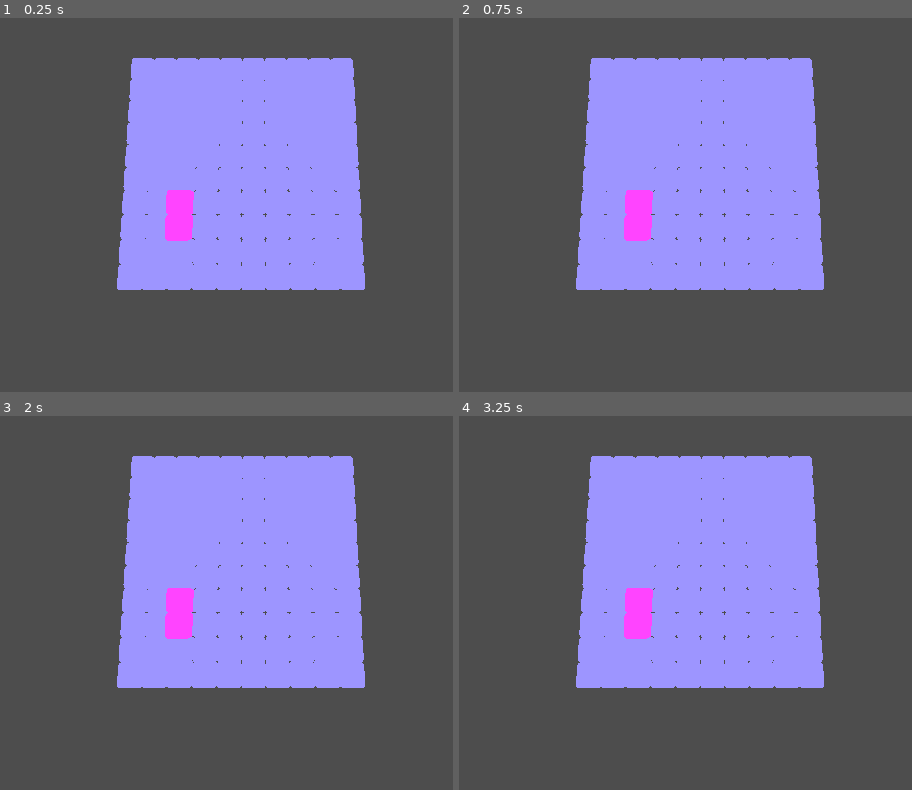
Above: before the commit, frames 1-4 (two rows, left to right).
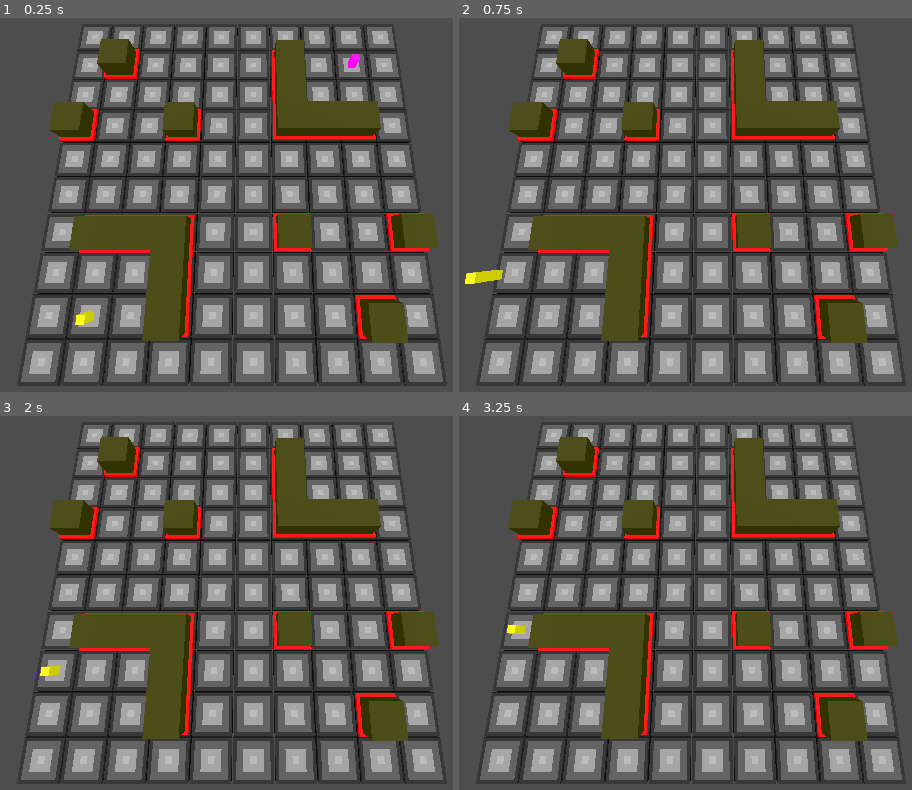
Above: after the commit, the same moments.

Repository: adam-bethell/GMTK-2025
Game: Godot game, scene res://main.tscn
Same seed, same stepped clock (60 frames per second), same inputs: the game is played once before the commit and once after it.
Inputs:
- Up to frame 1 (0.25 s): no input
- Up to frame 2 (0.75 s): tap Enter at 0.5 s; hold D (p1right, bound only after the commit) from 0.53 s (still down); tap Down (p2down, bound only after the commit) at 0.6 s
- Up to frame 3 (2 s): tap Left (p2left, bound only after the commit) at 0.8, 1.35 s; tap Space at 1.25 s; release D (p1right, bound only after the commit) at 1.28 s; hold S (p1down, bound only after the commit) from 1.28 s (still down); tap Right (p2right, bound only after the commit) at 1.55 s
- Up to frame 4 (3.25 s): tap Enter at 2 s; release S (p1down, bound only after the commit) at 2.03 s; hold D (p1right, bound only after the commit) 2.03-2.78 s; tap Right (p2right, bound only after the commit) at 2.1 s; tap Up (p2up, bound only after the commit) at 2.3, 2.85 s; tap Space at 2.75 s; hold W (p1up, bound only after the commit) from 2.78 s (still down); tap Down (p2down, bound only after the commit) at 3.05 s

The runs differ from the first frame. In frame 1, 51% of the frame differs, in the area x 5-98%, y 1-99%; in frame 2, 52%, in the area x 1-98%, y 1-99%; in frame 3, 51%; in frame 4, 51%.
Error after the commit: Invalid assignment of property or key 'position' with value of type 'Vector2i' on a base object of type 'Node3D'. (res://main.gd:42)

Commit message:
day 1 commit

Diff:
--- a/looper-shooter/main.gd
+++ b/looper-shooter/main.gd
@@ -1,28 +1,62 @@
 extends Node3D
 
-var tilePrefab = preload("res://models/block.tscn")
-var wallPrefab = preload("res://models/barrier.tscn")
+enum action {MOVE_UP, MOVE_DOWN, MOVE_LEFT, MOVE_RIGHT, SHOOT_UP, SHOOT_DOWN, SHOOT_LEFT, SHOOT_RIGHT}
+var action2vector = {
+	action.MOVE_UP: Vector2i(0,1),
+	action.MOVE_DOWN: Vector2i(0,-1),
+	action.MOVE_LEFT: Vector2i(-1,0),
+	action.MOVE_RIGHT: Vector2i(1,0)
+}
+var p1timeline = {}
+var p2timeline = {}
+var p1pos = Vector2i(1, 1)
+var p2pos = Vector2i(8, 8)
 
-var p1pos = null
-var p2pos = null
+var walls = [
+	Vector2i(8, 1), Vector2i(9, 3), Vector2i(6, 3),
+	Vector2i(0, 6), Vector2i(1, 8), Vector2i(3, 6),
+	Vector2i(1, 3), Vector2i(2, 3), Vector2i(3, 3), Vector2i(3, 2), Vector2i(3, 1),
+	Vector2i(8, 6), Vector2i(7, 6), Vector2i(6, 6), Vector2i(6, 7), Vector2i(6, 8)
+	]
 
 # Called when the node enters the scene tree for the first time.
 func _ready() -> void:
-	var x := 10
-	var y := 10
-
-	for i in range(x):
-		for j in range(y):
-			var go: Node3D = tilePrefab.instantiate()
-			$Tiles.add_child(go)
-			go.position = Vector3(j, 0.0, i)
-
-	var wallPositions = [Vector2i(2,2), Vector2i(2,3)]
-	for pos in wallPositions:
-		var go: Node3D = wallPrefab.instantiate()
-		$Tiles.add_child(go)
-		go.position = Vector3(pos.y, 0.0, pos.x)
+	$P1.position = Vector3(p1pos.y, 0.0, p1pos.x)
+	$P2.position = Vector3(p2pos.y, 0.0, p2pos.x)
 
 # Called every frame. 'delta' is the elapsed time since the previous frame.
 func _process(delta: float) -> void:
-	pass
+
+	var action_pressed = null
+	if Input.is_action_just_pressed("p1up"):
+		action_pressed = action.MOVE_UP
+	elif Input.is_action_just_pressed("p1down"):
+		action_pressed = action.MOVE_DOWN
+	elif Input.is_action_just_pressed("p1left"):
+		action_pressed = action.MOVE_LEFT
+	elif Input.is_action_just_pressed("p1right"):
+		action_pressed = action.MOVE_RIGHT
+
+	if not action_pressed == null:
+		p1pos = move(p1pos, action_pressed)
+		$P1.position = p1pos
+
+	action_pressed = null
+	if Input.is_action_just_pressed("p2up"):
+		action_pressed = action.MOVE_UP
+	elif Input.is_action_just_pressed("p2down"):
+		action_pressed = action.MOVE_DOWN
+	elif Input.is_action_just_pressed("p2left"):
+		action_pressed = action.MOVE_LEFT
+	elif Input.is_action_just_pressed("p2right"):
+		action_pressed = action.MOVE_RIGHT
+
+	if not action_pressed == null:
+		p2pos = move(p2pos, action_pressed)
+		$P2.position = p2pos
+
+func move(p, a) -> Vector2i:
+	var newPosition = p + action2vector[a]
+	if not newPosition in walls:
+		return newPosition
+	return p
--- a/looper-shooter/main.tscn
+++ b/looper-shooter/main.tscn
@@ -1,11 +1,13 @@
-[gd_scene load_steps=4 format=3 uid="uid://b1x2v2yxtlsbd"]
+[gd_scene load_steps=7 format=3 uid="uid://b1x2v2yxtlsbd"]
 
 [ext_resource type="Script" uid="uid://cdvnu146rgld6" path="res://main.gd" id="1_ig7tw"]
+[ext_resource type="Script" uid="uid://ccy2ndgoyis8u" path="res://scripts/BoardGraphics.gd" id="2_0xm2m"]
+[ext_resource type="ArrayMesh" uid="uid://nga4fn7tqik0" path="res://models/p1.obj" id="3_1bvp3"]
+[ext_resource type="ArrayMesh" uid="uid://cwkop536ecwn7" path="res://models/p2.obj" id="4_lquwl"]
 
 [sub_resource type="Environment" id="Environment_ig7tw"]
 ambient_light_source = 3
 ambient_light_color = Color(1, 1, 1, 1)
-ambient_light_energy = 1.4
 
 [sub_resource type="CameraAttributesPractical" id="CameraAttributesPractical_0xm2m"]
 
@@ -13,10 +15,24 @@
 script = ExtResource("1_ig7tw")
 
 [node name="Camera3D" type="Camera3D" parent="."]
-transform = Transform3D(-6.44512e-09, 0.98907, -0.147447, 4.32336e-08, 0.147447, 0.98907, 1, 2.04281e-14, -4.37114e-08, 2.64841, 12.3138, 5)
+transform = Transform3D(-1.13104e-08, 0.965944, -0.258752, 4.22227e-08, 0.258752, 0.965944, 1, 7.99361e-15, -4.37114e-08, 2.64841, 7.83054, 5)
 
 [node name="Tiles" type="Node3D" parent="."]
+script = ExtResource("2_0xm2m")
 
 [node name="WorldEnvironment" type="WorldEnvironment" parent="."]
 environment = SubResource("Environment_ig7tw")
 camera_attributes = SubResource("CameraAttributesPractical_0xm2m")
+
+[node name="DirectionalLight3D" type="DirectionalLight3D" parent="."]
+transform = Transform3D(1, 0, 0, 0, 0.000575989, 1, 0, -1, 0.000575989, 0, 0, 0)
+
+[node name="P1" type="Node3D" parent="."]
+
+[node name="MeshInstance3D" type="MeshInstance3D" parent="P1"]
+mesh = ExtResource("3_1bvp3")
+
+[node name="P2" type="Node3D" parent="."]
+
+[node name="MeshInstance3D" type="MeshInstance3D" parent="P2"]
+mesh = ExtResource("4_lquwl")
--- a/looper-shooter/models/barrier.tscn
+++ b/looper-shooter/models/barrier.tscn
@@ -1,13 +1,9 @@
-[gd_scene load_steps=3 format=3 uid="uid://can0r2i36punl"]
+[gd_scene load_steps=2 format=3 uid="uid://can0r2i36punl"]
 
-[ext_resource type="ArrayMesh" uid="uid://bnin0qykdr7cc" path="res://models/block-moving-large.obj" id="1_lu82o"]
-
-[sub_resource type="StandardMaterial3D" id="StandardMaterial3D_m7n7s"]
-albedo_color = Color(1, 0.227451, 1, 1)
+[ext_resource type="ArrayMesh" uid="uid://cr5wudadpryo6" path="res://models/CornerWall.obj" id="1_lu82o"]
 
 [node name="Block" type="Node3D"]
 
-[node name="Block-moving-large" type="MeshInstance3D" parent="."]
-transform = Transform3D(1, 0, 0, 0, 1, 0, 0, 0, 1, 0, 0.00899985, 0)
+[node name="MeshInstance3D" type="MeshInstance3D" parent="."]
+transform = Transform3D(0.8, 0, 0, 0, 0.8, 0, 0, 0, 0.8, 0, 0.330498, 0)
 mesh = ExtResource("1_lu82o")
-surface_material_override/0 = SubResource("StandardMaterial3D_m7n7s")
--- a/looper-shooter/models/block.tscn
+++ b/looper-shooter/models/block.tscn
@@ -1,13 +1,9 @@
-[gd_scene load_steps=3 format=3 uid="uid://d2f2ricimo07o"]
+[gd_scene load_steps=2 format=3 uid="uid://d2f2ricimo07o"]
 
-[ext_resource type="ArrayMesh" uid="uid://c1c5lbtewsttl" path="res://models/block-grass-overhang-large.obj" id="1_qta37"]
-
-[sub_resource type="StandardMaterial3D" id="StandardMaterial3D_t3yum"]
-albedo_color = Color(0.525554, 0.500944, 0.946711, 1)
+[ext_resource type="ArrayMesh" uid="uid://d73jaf4k3ryx" path="res://models/FloorTile.obj" id="1_qta37"]
 
 [node name="Block" type="Node3D"]
 
-[node name="Block-grass-overhang-large" type="MeshInstance3D" parent="."]
-transform = Transform3D(0.49, 0, 0, 0, 0.49, 0, 0, 0, 0.49, 0, -0.512769, 0)
+[node name="MeshInstance3D" type="MeshInstance3D" parent="."]
+transform = Transform3D(0.8, 0, 0, 0, 0.8, 0, 0, 0, 0.8, 0, -0.132298, 0)
 mesh = ExtResource("1_qta37")
-surface_material_override/0 = SubResource("StandardMaterial3D_t3yum")
--- /dev/null
+++ b/looper-shooter/models/pillar.tscn
@@ -0,0 +1,9 @@
+[gd_scene load_steps=2 format=3 uid="uid://buxepwo623mq1"]
+
+[ext_resource type="ArrayMesh" uid="uid://cksr8w1lwf1ds" path="res://models/Wall.obj" id="1_vcdp5"]
+
+[node name="Pillar" type="Node3D"]
+
+[node name="MeshInstance3D" type="MeshInstance3D" parent="."]
+transform = Transform3D(0.8, 0, 0, 0, 0.8, 0, 0, 0, 0.8, 0, 0.323233, 0)
+mesh = ExtResource("1_vcdp5")
--- a/looper-shooter/project.godot
+++ b/looper-shooter/project.godot
@@ -15,6 +15,49 @@
 config/features=PackedStringArray("4.4", "GL Compatibility")
 config/icon="res://icon.svg"
 
+[input]
+
+p1up={
+"deadzone": 0.2,
+"events": [Object(InputEventKey,"resource_local_to_scene":false,"resource_name":"","device":0,"window_id":0,"alt_pressed":false,"shift_pressed":false,"ctrl_pressed":false,"meta_pressed":false,"pressed":false,"keycode":0,"physical_keycode":0,"key_label":87,"unicode":0,"location":0,"echo":false,"script":null)
+]
+}
+p1down={
+"deadzone": 0.2,
+"events": [Object(InputEventKey,"resource_local_to_scene":false,"resource_name":"","device":0,"window_id":0,"alt_pressed":false,"shift_pressed":false,"ctrl_pressed":false,"meta_pressed":false,"pressed":false,"keycode":0,"physical_keycode":83,"key_label":0,"unicode":0,"location":0,"echo":false,"script":null)
+]
+}
+p1left={
+"deadzone": 0.2,
+"events": [Object(InputEventKey,"resource_local_to_scene":false,"resource_name":"","device":0,"window_id":0,"alt_pressed":false,"shift_pressed":false,"ctrl_pressed":false,"meta_pressed":false,"pressed":false,"keycode":0,"physical_keycode":0,"key_label":65,"unicode":0,"location":0,"echo":false,"script":null)
+]
+}
+p1right={
+"deadzone": 0.2,
+"events": [Object(InputEventKey,"resource_local_to_scene":false,"resource_name":"","device":0,"window_id":0,"alt_pressed":false,"shift_pressed":false,"ctrl_pressed":false,"meta_pressed":false,"pressed":false,"keycode":0,"physical_keycode":0,"key_label":68,"unicode":0,"location":0,"echo":false,"script":null)
+]
+}
+p2up={
+"deadzone": 0.2,
+"events": [Object(InputEventKey,"resource_local_to_scene":false,"resource_name":"","device":0,"window_id":0,"alt_pressed":false,"shift_pressed":false,"ctrl_pressed":false,"meta_pressed":false,"pressed":false,"keycode":0,"physical_keycode":0,"key_label":4194320,"unicode":0,"location":0,"echo":false,"script":null)
+]
+}
+p2down={
+"deadzone": 0.2,
+"events": [Object(InputEventKey,"resource_local_to_scene":false,"resource_name":"","device":0,"window_id":0,"alt_pressed":false,"shift_pressed":false,"ctrl_pressed":false,"meta_pressed":false,"pressed":false,"keycode":0,"physical_keycode":0,"key_label":4194322,"unicode":0,"location":0,"echo":false,"script":null)
+]
+}
+p2left={
+"deadzone": 0.2,
+"events": [Object(InputEventKey,"resource_local_to_scene":false,"resource_name":"","device":0,"window_id":0,"alt_pressed":false,"shift_pressed":false,"ctrl_pressed":false,"meta_pressed":false,"pressed":false,"keycode":0,"physical_keycode":0,"key_label":4194319,"unicode":0,"location":0,"echo":false,"script":null)
+]
+}
+p2right={
+"deadzone": 0.2,
+"events": [Object(InputEventKey,"resource_local_to_scene":false,"resource_name":"","device":0,"window_id":0,"alt_pressed":false,"shift_pressed":false,"ctrl_pressed":false,"meta_pressed":false,"pressed":false,"keycode":0,"physical_keycode":0,"key_label":4194321,"unicode":0,"location":0,"echo":false,"script":null)
+]
+}
+
 [rendering]
 
 renderer/rendering_method="gl_compatibility"
--- /dev/null
+++ b/looper-shooter/scripts/BoardGraphics.gd
@@ -0,0 +1,36 @@
+extends Node3D
+
+var tilePrefab = preload("res://models/block.tscn")
+var wallPrefab = preload("res://models/barrier.tscn")
+var blockPrefab = preload("res://models/pillar.tscn")
+
+# Called when the node enters the scene tree for the first time.
+func _ready() -> void:
+	createBoard()
+
+func createBoard() -> void:
+	for i in range(10):
+		for j in range(10):
+			var go: Node3D = tilePrefab.instantiate()
+			add_child(go)
+			go.position = Vector3(j, 0.0, i)
+
+	var go: Node3D = wallPrefab.instantiate()
+	add_child(go)
+	go.position = Vector3(2.0, 0.0, 2.0)
+	go.rotation_degrees = Vector3(0.0, 270.0, 0.0)
+	go = wallPrefab.instantiate()
+	add_child(go)
+	go.position = Vector3(7.0, 0.0, 7.0)
+	go.rotation_degrees = Vector3(0.0, 90.0, 0.0)
+
+	var positions = [Vector2i(8, 1), Vector2i(9, 3), Vector2i(6, 3), Vector2i(0, 6), Vector2i(1, 8), Vector2i(3, 6)]
+	for pos in positions:
+		go = blockPrefab.instantiate()
+		add_child(go)
+		go.position = Vector3(pos.y, 0.0, pos.x)
+
+
+# Called every frame. 'delta' is the elapsed time since the previous frame.
+func _process(delta: float) -> void:
+	pass
Not shown, added: looper-shooter/models/CornerWall.mtl
Not shown, added: looper-shooter/models/CornerWall.obj
Not shown, added: looper-shooter/models/CornerWall.obj.import
Binary file added: looper-shooter/models/CornerWall.png
Not shown, added: looper-shooter/models/CornerWall.png.import
Not shown, added: looper-shooter/models/FloorTile.mtl
Not shown, added: looper-shooter/models/FloorTile.obj
Not shown, added: looper-shooter/models/FloorTile.obj.import
Binary file added: looper-shooter/models/FloorTile.png
Not shown, added: looper-shooter/models/FloorTile.png.import
Not shown, added: looper-shooter/models/Wall.mtl
Not shown, added: looper-shooter/models/Wall.obj
(and 21 more such lines)
